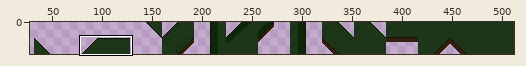
Sprite sheet, stored at data/images/voxels/diamond.png. The first picture is a wide view before the edit; the outline marks the close-up.
Close-up. Before the commit:
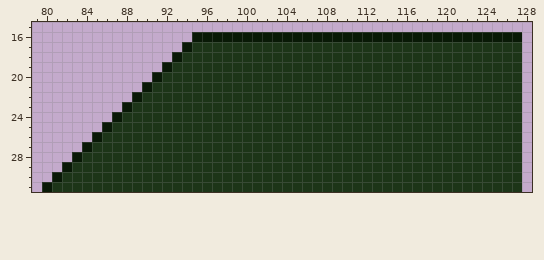
The file is 512x32 pixels. Colours within 5 levels of each other are drawn and written as one. Shown: x 79..128, y 15..31. The wide view leaves out empty margins. The commit also changed other parts of the picture, which this record leaves out.
Now the later version:
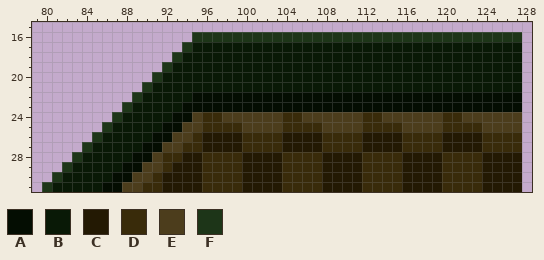
Palette (. is transparent): A #040d02  B #091906  C #231903  D #392b0a  E #4c3d1c  F #1d3518
Changes in this commit:
@@ x 79..128 @@
 15 ..................................................
-16 ................BBBBBBBBBBBBBBBBBBBBBBBBBBBBBBBBB.
-17 ...............BFFFFFFFFFFFFFFFFFFFFFFFFFFFFFFFFF.
-18 ..............BFFFFFFFFFFFFFFFFFFFFFFFFFFFFFFFFFF.
-19 .............BFFFFFFFFFFFFFFFFFFFFFFFFFFFFFFFFFFF.
-20 ............BFFFFFFFFFFFFFFFFFFFFFFFFFFFFFFFFFFFF.
-21 ...........BFFFFFFFFFFFFFFFFFFFFFFFFFFFFFFFFFFFFF.
-22 ..........BFFFFFFFFFFFFFFFFFFFFFFFFFFFFFFFFFFFFFF.
-23 .........BFFFFFFFFFFFFFFFFFFFFFFFFFFFFFFFFFFFFFFF.
-24 ........BFFFFFFFFFFFFFFFFFFFFFFFFFFFFFFFFFFFFFFFF.
-25 .......BFFFFFFFFFFFFFFFFFFFFFFFFFFFFFFFFFFFFFFFFF.
-26 ......BFFFFFFFFFFFFFFFFFFFFFFFFFFFFFFFFFFFFFFFFFF.
-27 .....BFFFFFFFFFFFFFFFFFFFFFFFFFFFFFFFFFFFFFFFFFFF.
-28 ....BFFFFFFFFFFFFFFFFFFFFFFFFFFFFFFFFFFFFFFFFFFFF.
-29 ...BFFFFFFFFFFFFFFFFFFFFFFFFFFFFFFFFFFFFFFFFFFFFF.
-30 ..BFFFFFFFFFFFFFFFFFFFFFFFFFFFFFFFFFFFFFFFFFFFFFF.
-31 .BFFFFFFFFFFFFFFFFFFFFFFFFFFFFFFFFFFFFFFFFFFFFFFF.
+16 ................FFFFFFFFFFFFFFFFFFFFFFFFFFFFFFFFF.
+17 ...............FBBBBBBBBBBBBBBBBBBBBBBBBBBBBBBBBB.
+18 ..............FBBBBBBBBBBBBBBBBBBBBBBBBBBBBBBBBBB.
+19 .............FBBBBBBBBBBBBBBBBBBBBBBBBBBBBBBBBBBB.
+20 ............FBBBBBBBBBBBBBBBBBBBBBBBBBBBBBBBBBBBB.
+21 ...........FBBBBBBBBBBBBBBBBBBBBBBBBBBBBBBBBBBBBB.
+22 ..........FBBBBBAAAAAAAAAAAAAAAAAAAAAAAAAAAAAAAAA.
+23 .........FBBBBBAAAAAAAAAAAAAAAAAAAAAAAAAAAAAAAAAA.
+24 ........FBBBBBAAEDDEEEEEEDDEEEEEEDDEEEEEEDDEEEEEE.
+25 .......FBBBBBAAEEDDDDEEEEDDDDEEEEDDDDEEEEDDDDEEEE.
+26 ......FBBBBBAAEEDCCCCDDDDCCCCDDDDCCCCDDDDCCCCDDDD.
+27 .....FBBBBBAAEEDDCCCCDDDDCCCCDDDDCCCCDDDDCCCCDDDD.
+28 ....FBBBBBAAEDDCCDDDDCCCCDDDDCCCCDDDDCCCCDDDDCCCC.
+29 ...FBBBBBAAEEDCCCDDDDCCCCDDDDCCCCDDDDCCCCDDDDCCCC.
+30 ..FBBBBBAAEEDCCCCDDDDCCCCDDDDCCCCDDDDCCCCDDDDCCCC.
+31 .FBBBBBAAEEDDCCCCDDDDCCCCDDDDCCCCDDDDCCCCDDDDCCCC.
Pixel boxes of the changes (left, top, right, bottom) in both close-ups:
changed: (42, 32, 522, 192)
